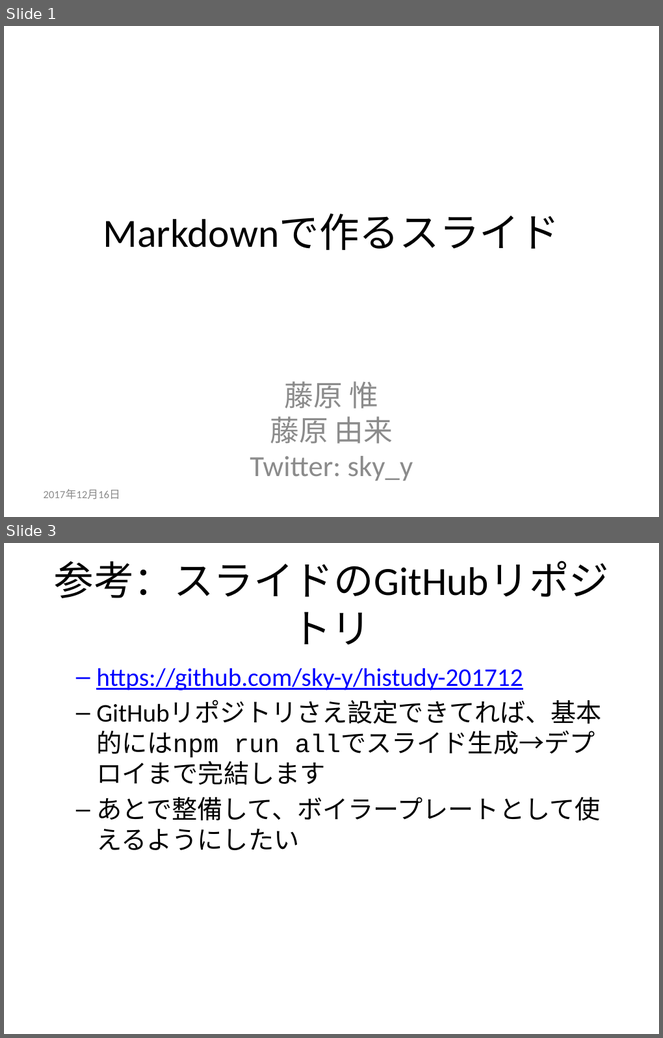
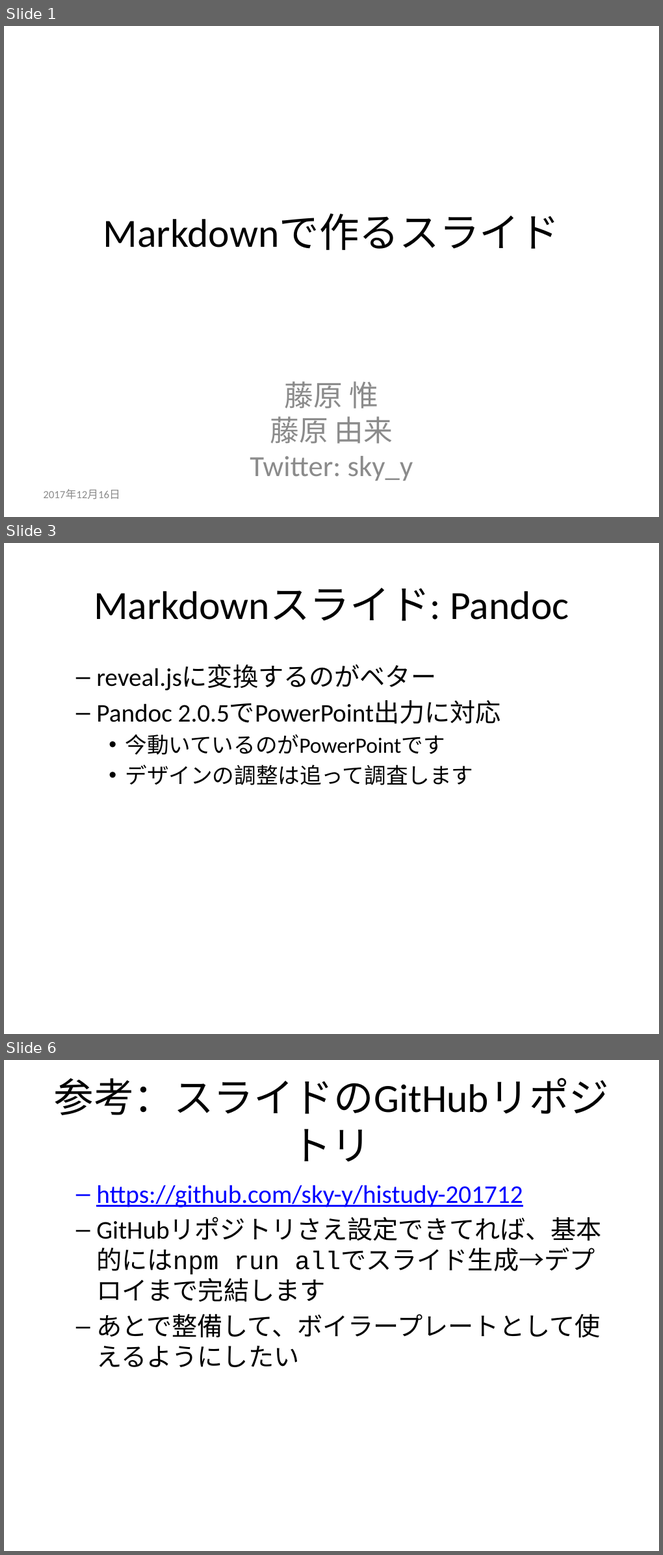
Before and after one commit to sky-y/histudy-201712, a slide deck: pandoc.pptx. Shown one above the other, each under a label of ours: slides 1 and 3 before the commit, slides 1, 3 and 6 after it; the slides between them are not shown. The pictures are 663x1038 and 663x1555 pixels, drawn with LibreOffice and Linux fonts; fonts in the diff are those of the drawing. Boxes give left, top, right and bottom in pixels: in the first picture for what was removed or moved away, otherwise in the second. Text is boxed around its words. In the diff, an @@ line names an element or a change of style, - is before the commit and + after.

Commit message:
Fixed pandoc

```diff
--- a/pandoc.pptx
+++ b/pandoc.pptx
@@ slide 3 added at box(4, 543, 659, 1034), background #FFFFFF @@
@@ title added at box(94, 588, 569, 621), 44 pt, text #000000 @@
+Markdownスライド: Pandoc
@@ text added at box(96, 665, 501, 785), 28 pt, text #000000 @@
+  – reveal.jsに変換するのがベター
+  – Pandoc 2.0.5でPowerPoint出力に対応
+    • 今動いているのがPowerPointです
+    • デザインの調整は追って調査します
@@ what was slide 3 is now slide 6 @@
```
Also in this commit, not shown: 1 slide changed, 2 other slides added, 2 other files.
